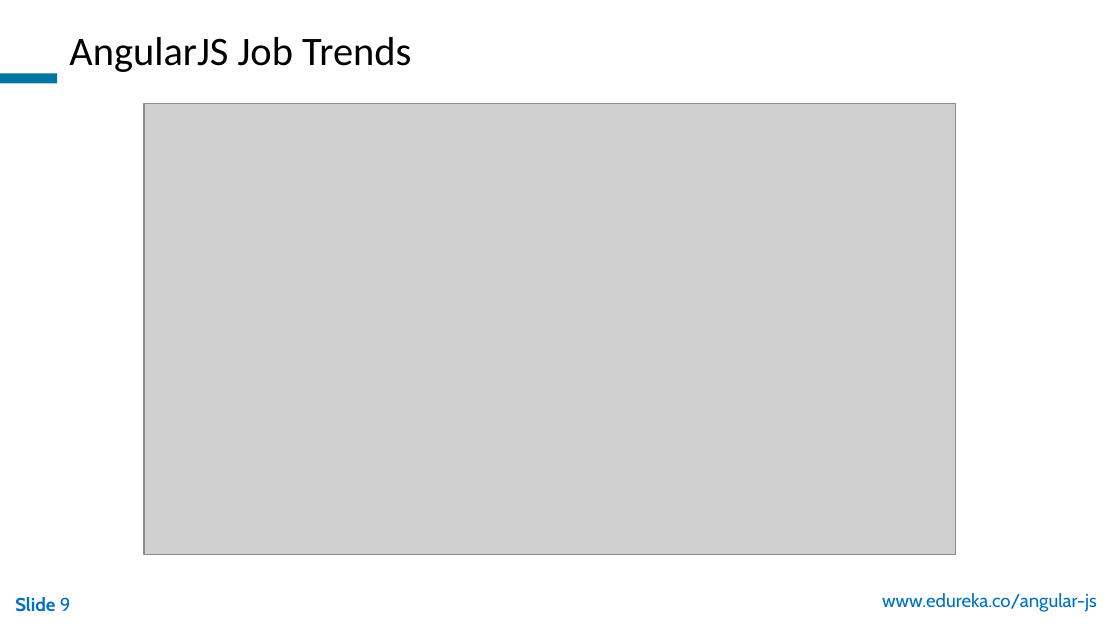
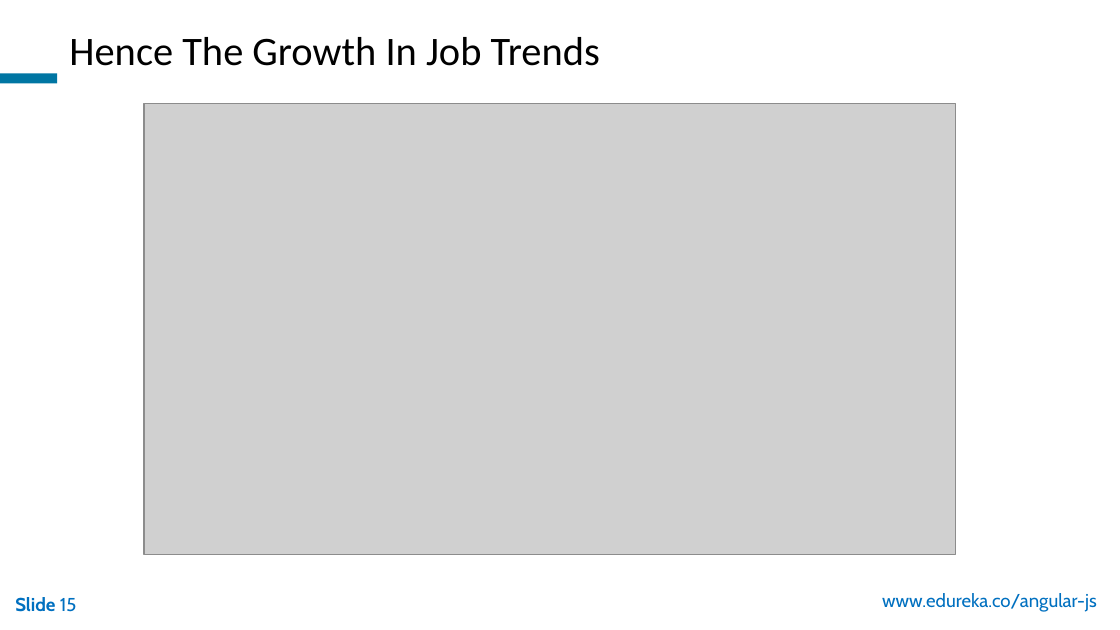
Before and after one commit to Donaldvan/devops-tools, a slide deck: slide 15 of TechBU/AngularJS/Getting Started With AngularJS/AngularJS_WP_21Oct.pptx (slide 9 before the commit). Drawn at 1120x630 pixels with LibreOffice and Linux fonts; fonts in the diff are those of the drawing; grey boxes stand for pictures; background and template pictures are left out. Boxes give left, top, right and bottom in pixels: in the first picture for what was removed or moved away, otherwise in the second. Text is boxed around its words. In the diff, an @@ line names an element or a change of style, - is before the commit and + after.

Commit message:
Angular Webinar

```diff
--- a/TechBU/AngularJS/Getting Started With AngularJS/AngularJS_WP_21Oct.pptx
+++ b/TechBU/AngularJS/Getting Started With AngularJS/AngularJS_WP_21Oct.pptx
@@ text at [69, 37, 600, 66]: text changed @@
-AngularJS Job Trends
+Hence The Growth In Job Trends
@@ page number at [15, 597, 77, 612]: text changed @@
-Slide 9
+Slide 15
```
Also in this commit, not shown: 9 other slides changed, 12 slides added, 4 slides removed.
